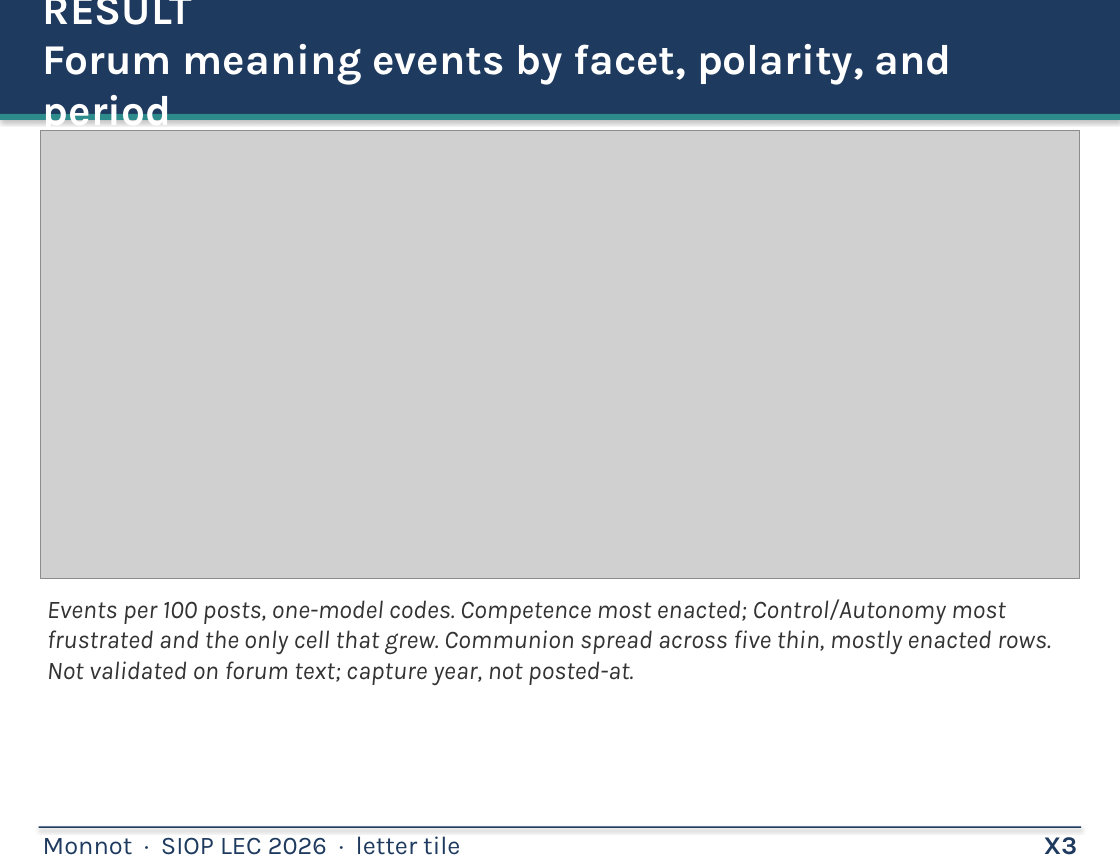
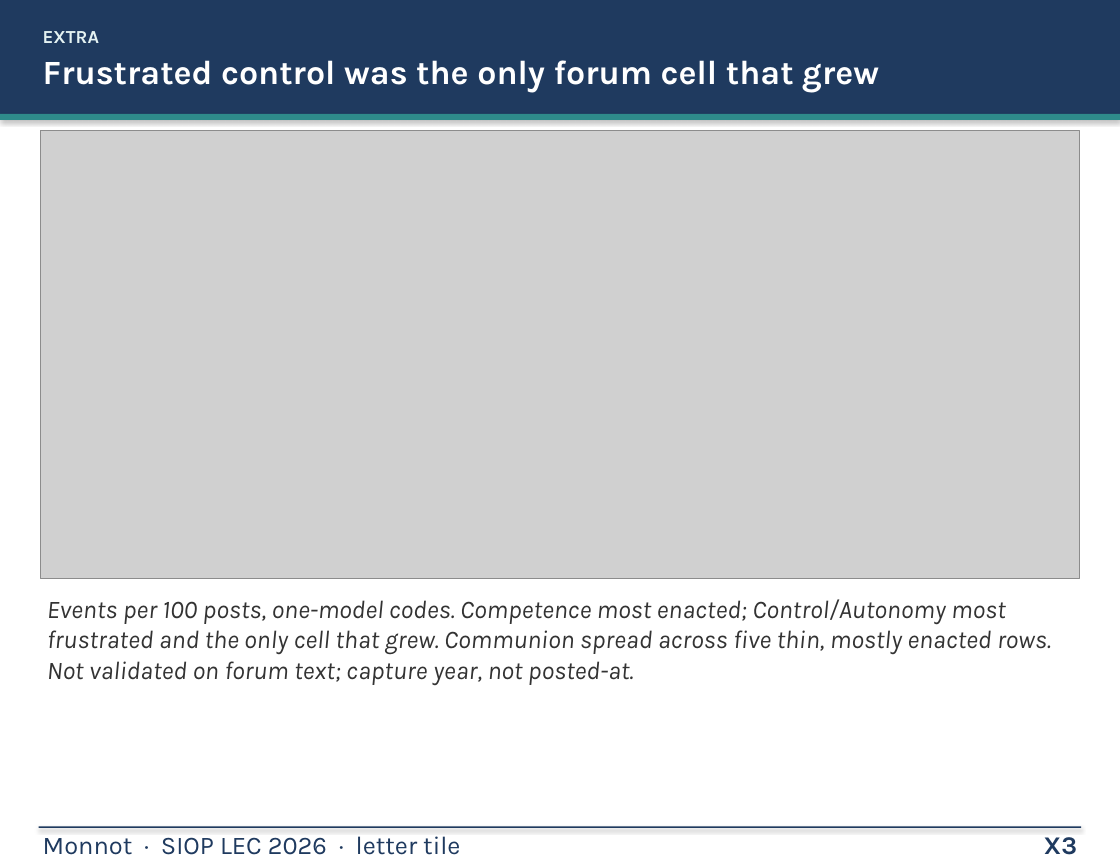
Before and after one commit to mjmonnot/mjmonnot.github.io, a slide deck: slide 19 of lec-2026/assets/Monnot_Poster_v5.pptx. Drawn at 1120x865 pixels with LibreOffice and Linux fonts; fonts in the diff are those of the drawing; grey boxes stand for pictures. Boxes give left, top, right and bottom in pixels: in the first picture for what was removed or moved away, otherwise in the second. Text is boxed around its words. In the diff, an @@ line names an element or a change of style, - is before the commit and + after.

```diff
--- a/lec-2026/assets/Monnot_Poster_v5.pptx
+++ b/lec-2026/assets/Monnot_Poster_v5.pptx
@@ text at <box>43,31,879,92</box>: text changed; size 30 to 24 pt @@
-RESULT
-Forum meaning events by facet, polarity, and period
+EXTRA
+Frustrated control was the only forum cell that grew
```
Also in this commit, not shown: 18 other slides changed, 6 other files.
